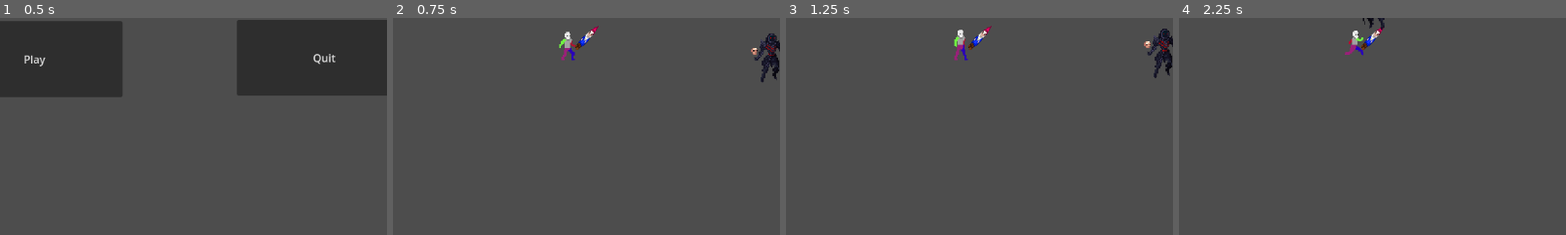
Above: before the commit, frames 1-4 (left to right).
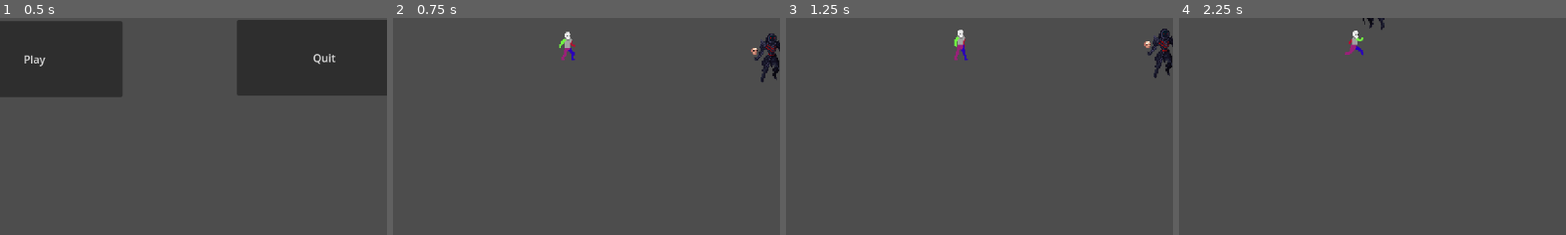
Above: after the commit, the same moments.

Repository: bburciaga/giggle-gauntlet
Game: Godot game, scene res://menus/title/title.tscn
Same seed, same stepped clock (60 frames per second), same inputs: the game is played once before the commit and once after it.
Inputs:
- Up to frame 1 (0.5 s): no input
- Up to frame 2 (0.75 s): click "Play" at 0.5 s
- Up to frame 3 (1.25 s): no input
- Up to frame 4 (2.25 s): hold D (move_right) 1.28-2.03 s; hold S (move_down) from 2.03 s (still down)
The pictures show only the part of the screen within x 27-77%, y 44-94%; the shares and areas given below are measured in that part.

Frame 1 is identical in both runs. In frame 2, 0.2% of the frame differs, in the area x 47-54%, y 3-15%; in frame 3, 0.2%; in frame 4, 0.2%.

Commit message:
Implement gnome visiblity upon picking gnome collectible

Diff:
--- a/entities/collectables/Gnome.gd
+++ b/entities/collectables/Gnome.gd
@@ -2,4 +2,5 @@
 
 func _on_body_entered(body):
 	if body.name == "Player":
+		body.activate_gnome_weapon()
 		queue_free()
--- a/entities/player/Player.gd
+++ b/entities/player/Player.gd
@@ -1,9 +1,16 @@
 extends CharacterBody2D
 
+enum WeaponState {
+	INACTIVE,
+	GNOME
+}
+
 @onready var anim = get_node("AnimatedSprite2D")
+@onready var gnomeWeapon = get_node("GnomeWeapon")
 
 var SPEED = 300
 var enemy
+var weaponState = WeaponState.INACTIVE
 
 func _physics_process(delta):
 	enemy = get_node("../Necromancer")
@@ -25,3 +32,7 @@
 
 func _on_gnome_hit_area_entered(area):
 	enemy.take_damage()
+
+func activate_gnome_weapon():
+	weaponState = WeaponState.GNOME
+	gnomeWeapon.visible = true
--- a/entities/player/Player.tscn
+++ b/entities/player/Player.tscn
@@ -170,6 +170,7 @@
 zoom = Vector2(1.6, 1.6)
 
 [node name="GnomeWeapon" type="AnimatedSprite2D" parent="."]
+visible = false
 position = Vector2(17.5234, -4.52342)
 rotation = 0.785398
 scale = Vector2(0.35329, 0.933827)
